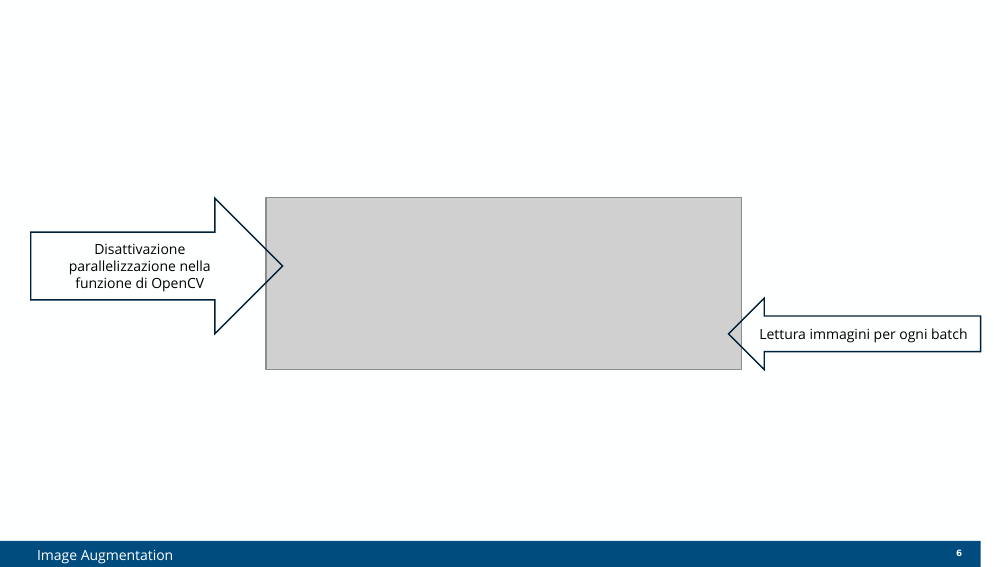
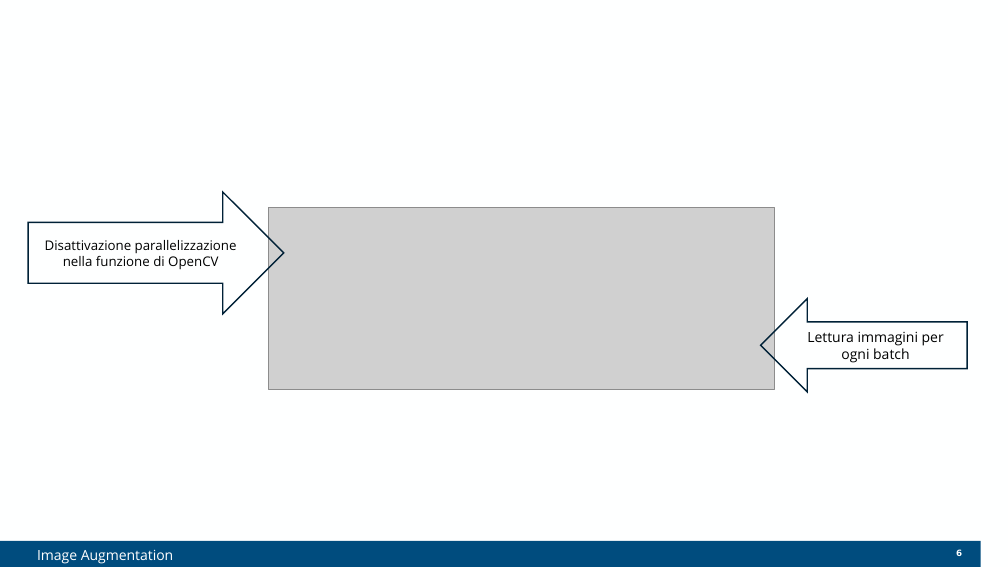
Before and after one commit to Elia-dev/ParallelProgramming, a slide deck: slide 6 of PPpresentation.pptx. Drawn at 1008x567 pixels with LibreOffice and Linux fonts; fonts in the diff are those of the drawing; grey boxes stand for pictures; background and template pictures are left out. Boxes give left, top, right and bottom in pixels: in the first picture for what was removed or moved away, otherwise in the second. Text is boxed around its words. In the diff, an @@ line names an element or a change of style, - is before the commit and + after.

```diff
--- a/PPpresentation.pptx
+++ b/PPpresentation.pptx
@@ right arrow "Disattivazione parallelizzazione nella funzione di ..." resized from (x1=31, y1=199, x2=283, y2=334) to (x1=28, y1=193, x2=283, y2=314) @@
@@ right arrow "Disattivazione parallelizzazione nella funzione di ..." at (x1=28, y1=193, x2=283, y2=314): size 10 to 9.5 pt; proportions changed @@
@@ picture resized from (x1=266, y1=198, x2=742, y2=369) to (x1=269, y1=208, x2=774, y2=390) @@
@@ left arrow "Lettura immagini per ogni batch" resized from (x1=729, y1=298, x2=981, y2=370) to (x1=761, y1=298, x2=968, y2=392) @@
@@ left arrow "Lettura immagini per ogni batch" at (x1=761, y1=298, x2=968, y2=392): proportions changed @@
```
Also in this commit, not shown: 27 other slides changed, 1 other file.
